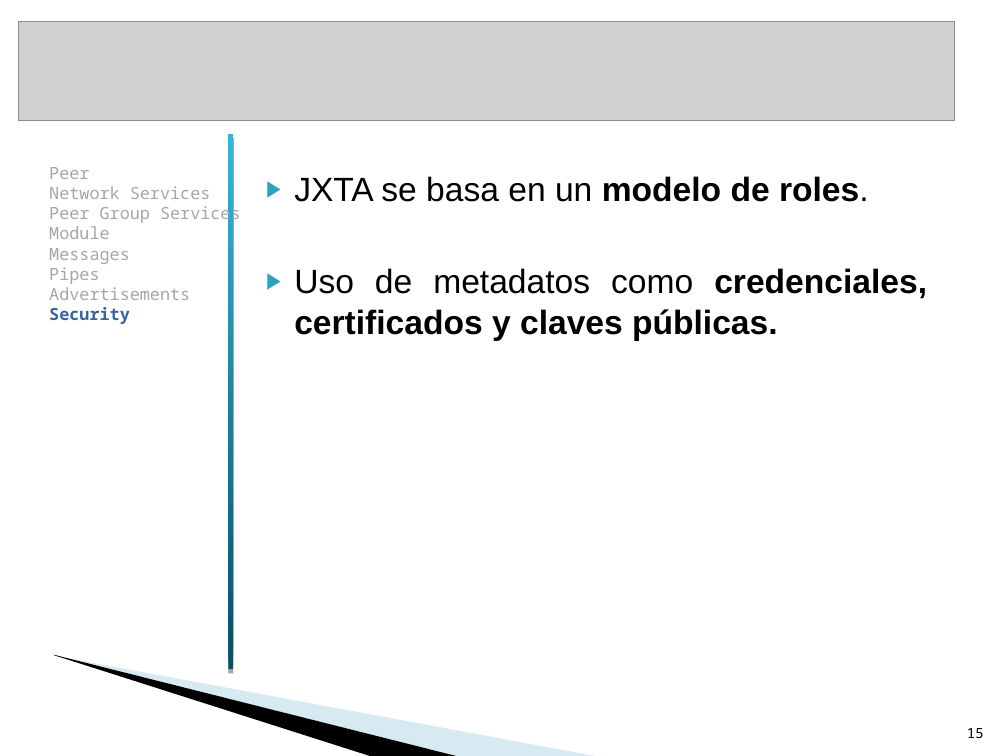
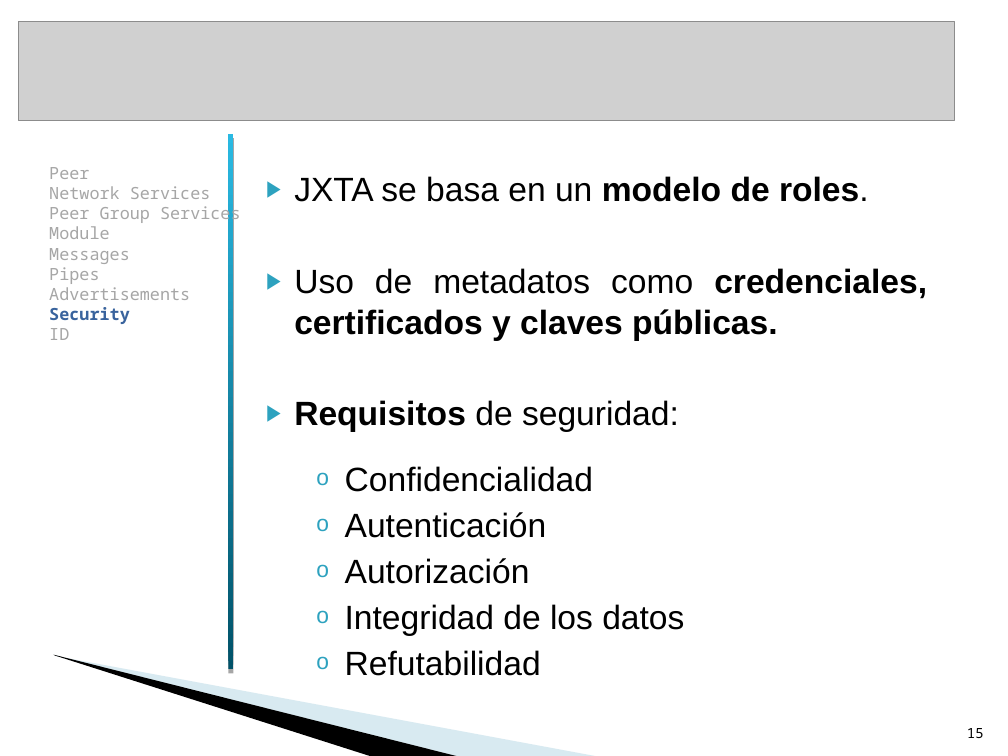
Before and after one commit to txedo/isi-practicas-5, a slide deck: slide 15 of sistemas-colaboracion/p2p-jxta/presentacion/PresentaciónColaboracion.ppt. Drawn at 1008x756 pixels with LibreOffice and Linux fonts; fonts in the diff are those of the drawing; grey boxes stand for pictures; background and template pictures are left out. Boxes give left, top, right and bottom in pixels: in the first picture for what was removed or moved away, otherwise in the second. Text is boxed around its words. In the diff, an @@ line names an element or a change of style, - is before the commit and + after.

```diff
--- a/sistemas-colaboracion/p2p-jxta/presentacion/PresentaciónColaboracion.ppt
+++ b/sistemas-colaboracion/p2p-jxta/presentacion/PresentaciónColaboracion.ppt
@@ text at <box>49,328,69,340</box>: paragraph added @@
+ID
@@ text at <box>294,400,684,676</box>: paragraphs added @@
+▶ Requisitos de seguridad:
+  o Confidencialidad
+  o Autenticación
+  o Autorización
+  o Integridad de los datos
+  o Refutabilidad
```
Also in this commit, not shown: 10 other slides changed, 15 slides added.
